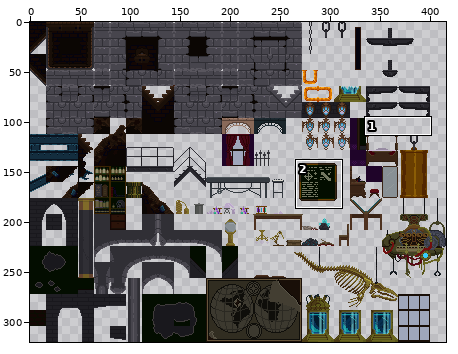
A sprite sheet gets an edit: Assets/Sprites/TileSets/Lab/Lab.png. The first picture is a wide view before the edit; the outline marks the close-up.
Close-up. Before the commit:
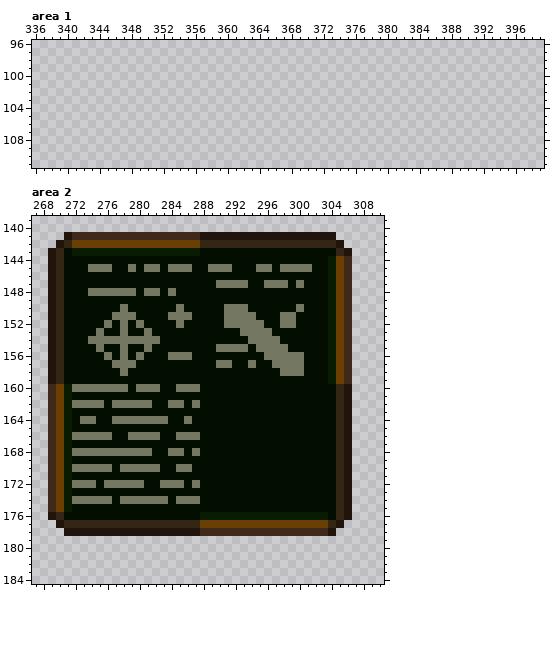
The file is 416x320 pixels. Colours within 5 levels of each other are drawn and written as one. Shown: area 1: x 336..399, y 96..111; area 2: x 267..310, y 139..184.
After the commit:
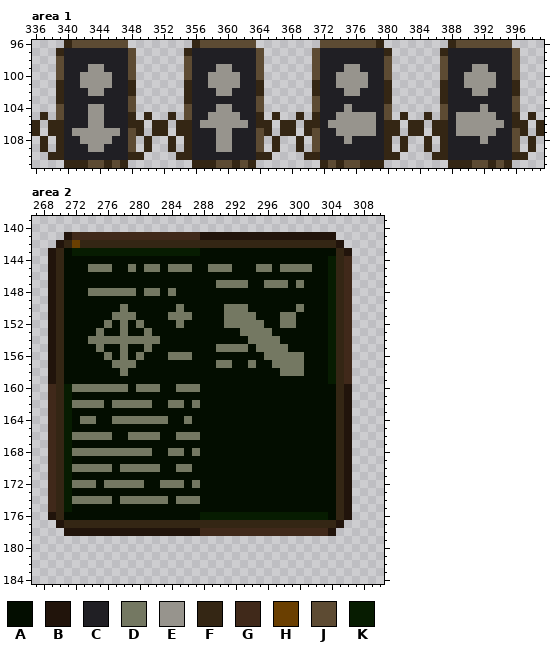
Palette (. is transparent): A #030d00  B #21140b  C #201f24  D #747862  E #97948d  F #342614  G #40291a  H #6a3f01  J #5d4b33  K #071c01
Changes in this commit:
Changed rows in their new state; - is an unchanged pixel.
Area 1:
first column x 336:
 96 ----FJJJJJJJ--------FJJJJJJJ--------JJJJJJJF--------FJJJJJJJ----
 97 ---FCCCCCCCCJ------FCCCCCCCCJ------JCCCCCCCCF------FCCCCCCCCJ---
 98 ---JCCCCCCCCJ------JCCCCCCCCJ------JCCCCCCCCJ------JCCCCCCCCJ---
 99 ---JCCCEECCCJ------JCCCEECCCJ------JCCCEECCCJ------JCCCEECCCJ---
100 ---JCCEEEECCJ------JCCEEEECCJ------JCCEEEECCJ------JCCEEEECCJ---
101 ---FCCEEEECCF------FCCEEEECCF------FCCEEEECCF------FCCEEEECCF---
102 ---FCCCEECCCF------FCCCEECCCF------FCCCEECCCF------FCCCEECCCF---
103 ---FCCCCCCCCJ------FCCCCCCCCJ------JCCCCCCCCF------FCCCCCCCCJ---
104 ---JCCCEECCCJ------JCCCEECCCJ------JCCCECCCCJ------JCCCCECCCJ---
105 -F-JCCCEECCCF-F--F-JCCEEEECCF-F--F-FCCEEEEECJ-F--F-JCEEEEECCF-F-
106 F-FFCCCEECCCFF-FF-FFCEEEEEECFF-FF-FFCEEEEEECFF-FF-FFCEEEEEECFF-F
107 F-FFCEEEEEECJF-FF-FFCCCEECCCJF-FF-FJCCEEEEECFF-FF-FFCEEEEECCJF-F
108 -F-FCCEEEECCJ-F--F-FCCCEECCCJ-F--F-JCCCECCCCF-F--F-FCCCCECCCJ-F-
109 -F-FCCCEECCCJ-F--F-FCCCEECCCJ-F--F-JCCCCCCCCF-F--F-FCCCCCCCCJ-F-
110 --FFCCCCCCCCFF----FFCCCCCCCCFF----FFCCCCCCCCFF----FFCCCCCCCCFF--
111 ----FFFJJFJF--------FFFJJFJF--------FJFJJFFF--------FFFJJFJF----
Area 2:
first column x 270:
142 ---FFFFFFFFFFFFFFF------------------
144 -----------------------------------F
145 -----------------------------------F
146 -----------------------------------F
147 -----------------------------------F
148 -----------------------------------F
149 -----------------------------------F
150 -----------------------------------F
151 -----------------------------------F
152 -----------------------------------F
153 -----------------------------------F
154 -----------------------------------F
155 -----------------------------------F
156 -----------------------------------F
157 -----------------------------------F
158 -----------------------------------F
159 -----------------------------------F
160 F-----------------------------------
161 F-----------------------------------
162 F-----------------------------------
163 F-----------------------------------
164 F-----------------------------------
165 F-----------------------------------
166 F-----------------------------------
167 F-----------------------------------
168 F-----------------------------------
169 F-----------------------------------
170 F-----------------------------------
171 F-----------------------------------
172 F-----------------------------------
173 F-----------------------------------
174 F-----------------------------------
175 F-----------------------------------
177 ------------------FFFFFFFFFFFFFFFF--
Pixel boxes of the changes (left, top, right, bottom) in both close-ups:
added: (32, 40, 544, 168)
changed: (80, 240, 200, 248)
changed: (336, 256, 344, 384)
changed: (56, 384, 64, 512)
changed: (200, 520, 328, 528)
